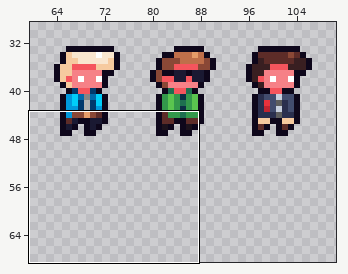
Pixel-art file, stored at core/assets/ase/credits.ase. The first picture is a wide view before the edit; the outline marks the close-up.
Close-up. Before:
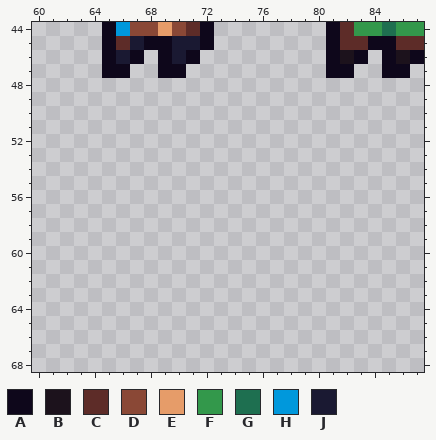
128x128 pixels, 1 frame. Shown: x 60..87, y 44..68. The wide view leaves out empty margins.
Palette (. is transparent): A #0e071b  B #1c121c  C #5d2c28  D #8a4836  E #e69c69  F #33984b  G #1e6f50  H #0098dc  J #1a1932
Pixels before, first column x 65:
44 AHDDEDCA........ACFFGFF
45 ACJAAJJA........ACCAACC
46 AJA.AJA.........ABA.ABA
47 AA..AA..........AA..AA.
And afterwards:
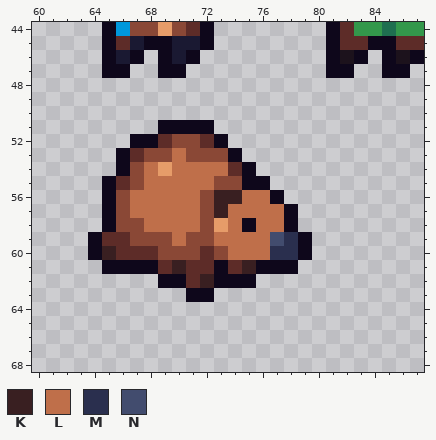
Colours new in this view: K #391f21  L #bf6f4a  M #2a2f4e  N #424c6e
Difference:
Changed rows in their new state; - is an unchanged pixel.
first column x 64:
51 -----AAAA-------
52 ---AACDDCA------
53 --ACDDLDDDA-----
54 --ADLELLLLCA----
55 -ACDLLLLLDDAA---
56 -ADLLLLLDKKLLA--
57 -ADLLLLLDKLLLLA-
58 -ADDLLLLDELALLA-
59 ACCDDDLDDLLLLNMA
60 AKCCCDDDCDLLLMMA
61 -AAAACKCCACKAAA-
62 -----AACKAAA----
63 -------AA-------
Pixel boxes of the changes (left, top, right, bottom) in both close-ups:
added: (88, 120, 312, 302)
